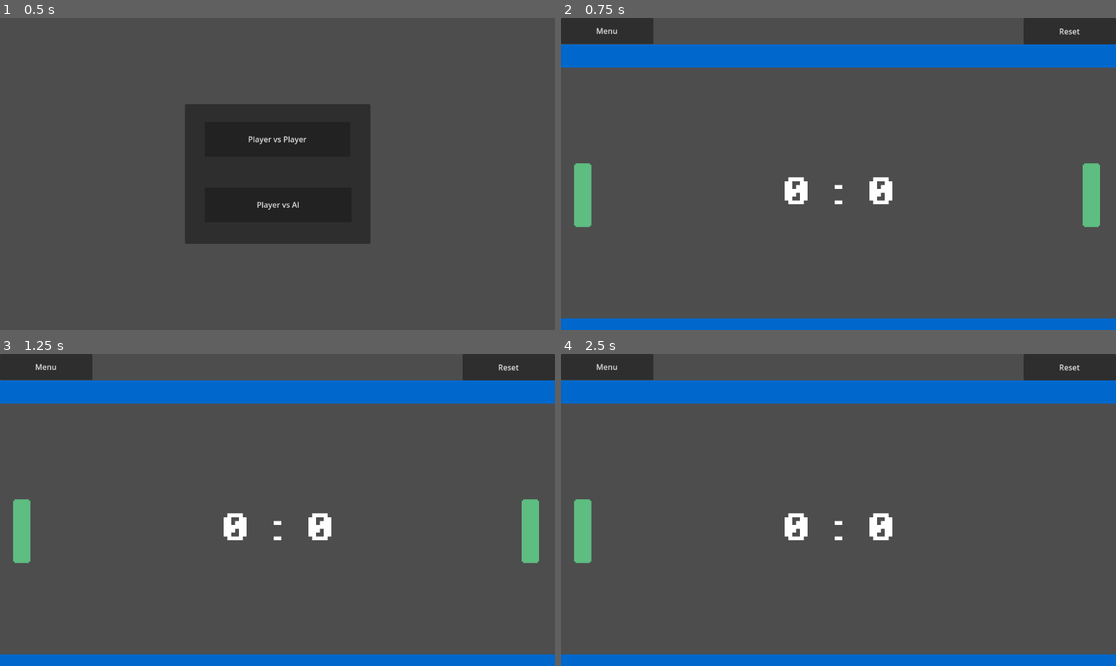
Above: before the commit, frames 1-4 (two rows, left to right).
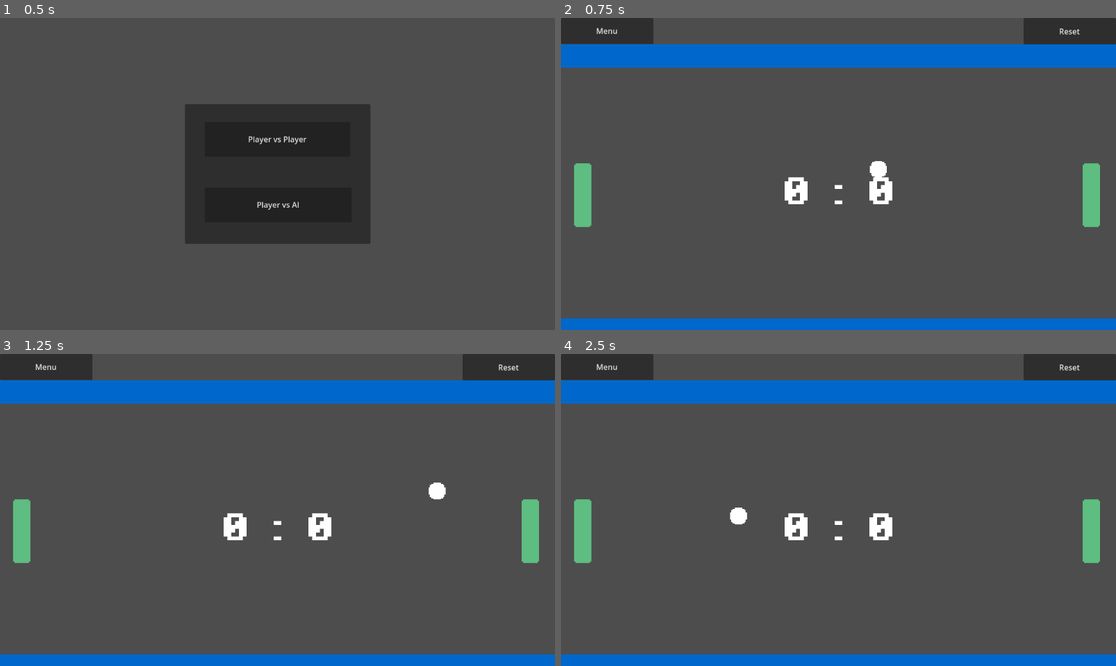
Above: after the commit, the same moments.

Repository: Mimi522/Godot-20-Game-Challenge
Game: Godot game, scene res://scenes/main_menu.tscn
The game is run twice, just before and just after one commit, with the same random seed, the same clock (stepped at 60 frames per second) and the same inputs.
Inputs:
- Up to frame 1 (0.5 s): no input
- Up to frame 2 (0.75 s): click "Player vs Player" at 0.5 s
- Up to frame 3 (1.25 s): no input
- Up to frame 4 (2.5 s): click "Menu" at 1.25 s; click "Player vs AI" at 2 s

Frame 1 is identical in both runs. In frame 2, 0.1% of the frame differs, in the area x 55-59%, y 45-52%; in frame 3, 0.1%; in frame 4, 0.8%, in the area x 30-98%, y 46-68%.
Error before the commit: Invalid assignment of property or key 'visible' with value of type 'bool' on a base object of type 'null instance'. (res://scripts/game.gd:17)

Commit message:
feat: configure bot on game

Diff:
--- a/Pong/scenes/game.tscn
+++ b/Pong/scenes/game.tscn
@@ -4,7 +4,7 @@
 [ext_resource type="Script" path="res://scripts/game.gd" id="1_r50lq"]
 [ext_resource type="PackedScene" uid="uid://b8sy1nembnrqr" path="res://scenes/ball.tscn" id="2_2qnrl"]
 [ext_resource type="PackedScene" uid="uid://cfn8blyrxykgl" path="res://scenes/wall.tscn" id="2_vq3ep"]
-[ext_resource type="PackedScene" uid="uid://gbryx8qgsstw" path="res://scenes/bot.tscn" id="4_a1jr1"]
+[ext_resource type="Script" path="res://scripts/bot.gd" id="4_3pkm3"]
 [ext_resource type="PackedScene" uid="uid://cpebc2lhjonxu" path="res://scenes/dead_zone.tscn" id="5_foabk"]
 [ext_resource type="FontFile" uid="uid://c8441nf4opte8" path="res://fonts/PixelOperator8-Bold.ttf" id="6_wjm4u"]
 [ext_resource type="AudioStream" uid="uid://nbxwuh53j4h0" path="res://sounds/point.wav" id="7_2iir6"]
@@ -28,9 +28,9 @@
 move_up = &"Player 2 - Move up"
 move_down = &"Player 2 - Move down"
 
-[node name="Bot" parent="." instance=ExtResource("4_a1jr1")]
+[node name="Bot" parent="." instance=ExtResource("1_1o76a")]
 position = Vector2(1101, 368)
-scale = Vector2(3, 3)
+script = ExtResource("4_3pkm3")
 
 [node name="TopWall" parent="." instance=ExtResource("2_vq3ep")]
 position = Vector2(574, 79)
@@ -78,6 +78,7 @@
 offset_bottom = 55.0
 text = "Reset"
 
+[connection signal="ball_spawned" from="." to="Bot" method="_on_game_ball_spawned"]
 [connection signal="body_entered" from="LeftWall" to="." method="_on_dead_zone_body_entered_left"]
 [connection signal="body_entered" from="RightWall" to="." method="_on_dead_zone_body_entered_right"]
 [connection signal="pressed" from="BackToMenu" to="." method="_on_back_to_menu_pressed"]
--- a/Pong/scripts/game.gd
+++ b/Pong/scripts/game.gd
@@ -10,17 +10,23 @@
 var player1_score := 0
 var player2_score := 0
 
-# Called when the node enters the scene tree for the first time.
+signal ball_spawned(ball)
+
 func _ready():
-	$"Player 2".visible = Global.isPvP
-	$"Player 2".set_process(Global.isPvP)
-	$Bot.visible = !Global.isPvP
-	$Bot.set_process(!Global.isPvP)
+	if (Global.isPvP):
+		$"Player 2".show()
+		$"Player 2".process_mode = PROCESS_MODE_INHERIT
+		$Bot.hide()
+		$Bot.process_mode = PROCESS_MODE_DISABLED
+	else:
+		$"Player 2".hide()
+		$"Player 2".process_mode = PROCESS_MODE_DISABLED
+		$Bot.show()
+		$Bot.process_mode = PROCESS_MODE_INHERIT
 
 	update_score()
 	spawn_ball()
 
-# Called every frame. 'delta' is the elapsed time since the previous frame.
 func _process(_delta):
 	update_score()
 
@@ -36,6 +42,7 @@
 	var ball = ball_scene.instantiate()
 	ball.position = get_viewport_rect().size / 2
 	add_child(ball)
+	ball_spawned.emit(ball)
 
 func despawn_ball(body):
 	body.queue_free()
